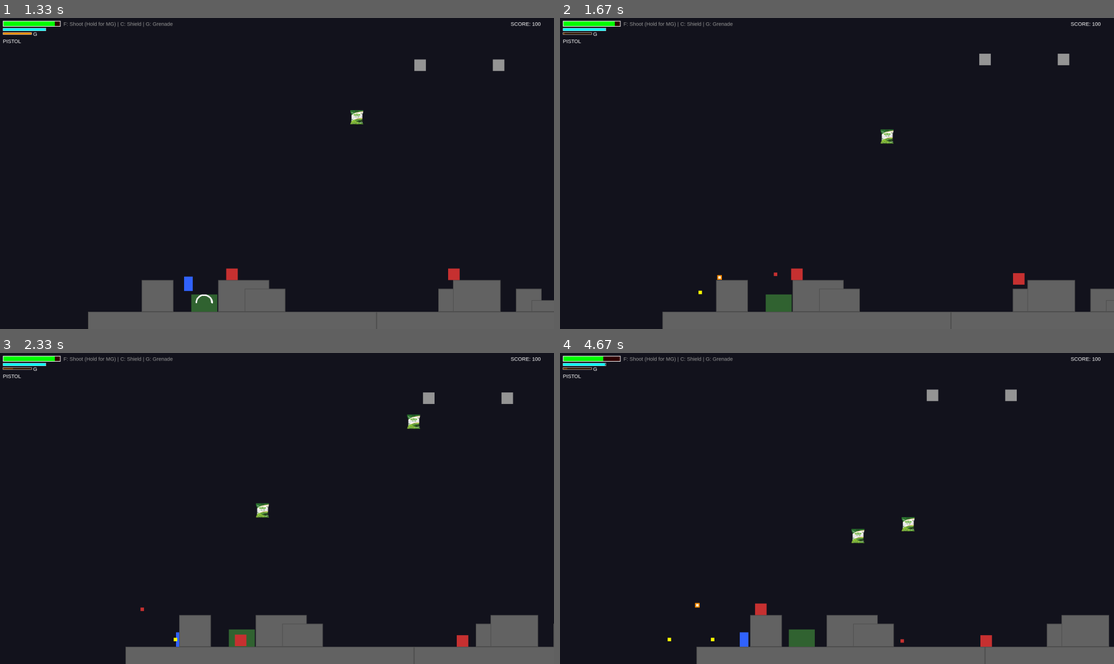
Above: before the commit, frames 1-4 (two rows, left to right).
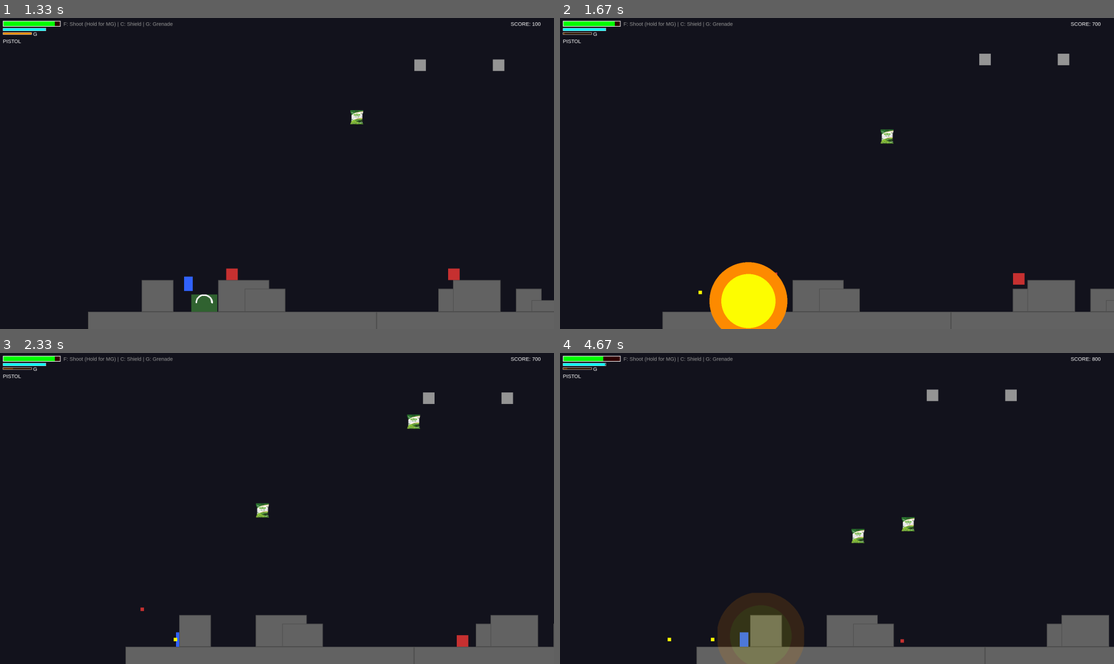
Above: after the commit, the same moments.

Repository: SayaUSB/FP-PBO-Pygame
Game: pygame game, started from test.py
Two runs of this game, one before a commit and one after it. Both use one fixed random seed, a clock stepped at 60 frames per second and the inputs below.
Inputs:
- Up to frame 1 (1.33 s): hold Right 0.33-0.8 s; hold Right 0.83-1.3 s; tap F at 0.9, 1.2 s; tap C at 0.98 s
- Up to frame 2 (1.67 s): hold Left from 1.33 s (still down); tap F at 1.4 s; tap G at 1.48 s
- Up to frame 3 (2.33 s): tap F at 1.7, 2.3 s; release Left at 1.87 s; hold Left from 2.23 s (still down)
- Up to frame 4 (4.67 s): tap C at 2.38, 3.88 s; tap F at 2.6, 2.73, 3.13, 3.43, 3.8, 4.2, 4.5 s; release Left at 2.63 s; hold Up 2.67-3.03 s; tap G at 2.82, 4.28 s; hold Right 3.07-3.7 s; hold Down 3.73-4.1 s; hold Left 4.13-4.6 s; hold Right from 4.63 s (still down)

Frame 1 is identical in both runs. In frame 2, 2.7% of the frame differs, in the area x 26-97%, y 1-100%; in frame 3, 0.3%; in frame 4, 2.0%.

Commit message:
feat: Buff grenade

Diff:
--- a/test.py
+++ b/test.py
@@ -27,6 +27,8 @@
 PURPLE = (128, 0, 128)
 SEMI_TRANSPARENT_BLACK = (0, 0, 0, 180)
 
+# --- VISUAL EFFECTS ---
+
 class Explosion(pygame.sprite.Sprite):
     def __init__(self, x, y):
         super().__init__()
@@ -61,6 +63,8 @@
 
         if self.timer <= 0:
             self.kill()
+
+# --- PROJECTILES ---
 
 class Bullet(pygame.sprite.Sprite):
     def __init__(self, x, y, dx, dy, damage=10, is_enemy=False, is_hmg=False, bullet_img=None):
@@ -184,6 +188,8 @@
         if self.timer <= 0:
             self.explode_now = True
 
+# --- ITEMS ---
+
 class Item(pygame.sprite.Sprite):
     def __init__(self, x, y, color, type_name):
         super().__init__()
@@ -237,6 +243,8 @@
         self.timer -= 1 * DT
         if self.timer <= 0:
             self.kill()
+
+# --- CHARACTERS ---
 
 class Player(pygame.sprite.Sprite):
     def __init__(self):
@@ -406,6 +414,8 @@
             elif self.shield < self.max_shield:
                 self.shield += 0.5 * DT
 
+# --- ENEMIES ---
+
 class Enemy(pygame.sprite.Sprite):
     def __init__(self, x, y, color, hp, type_name, score_val):
         super().__init__()
@@ -538,6 +548,8 @@
             all_sprites.add(b)
             self.shoot_timer = 0
 
+# --- BOSS ---
+
 class BossHelicopter(Enemy):
     def __init__(self, x, y):
         super().__init__(x, y, PURPLE, 5000, 'boss_heli', 10000)
@@ -553,13 +565,14 @@
 
         self.start_y = y
         self.phase = 0
-        self.state = "move" # move, attack1, attack2, attack3
+        self.state = "move"
         self.state_timer = 0
         self.attack_cooldown = 0
 
     def update(self, platforms, player, bullets, all_sprites, missiles_group, grenades_group, bullet_img=None):
         self.phase += 0.03 * DT
         hover_offset = math.sin(self.phase) * 50
+
         self.state_timer += 1 * DT
 
         dist_x = player.rect.centerx - self.rect.centerx
@@ -654,6 +667,7 @@
             f.write(str(self.highscore))
 
     def new_game(self):
+        # Definisikan variabel boss sebelum generate chunk
         self.boss_fight_active = False
         self.next_boss_score = 10000
 
@@ -673,12 +687,12 @@
         self.enemy_grenades = pygame.sprite.Group()
         self.items = pygame.sprite.Group()
         self.effects = pygame.sprite.Group()
+
         self.player = Player()
         self.all_sprites.add(self.player)
 
         self.camera_x = 0
         self.world_limit = 0
-
         self.generate_chunk(0, 1000)
 
     def generate_chunk(self, start_x, width):
@@ -824,6 +838,14 @@
         for b, g_list in g_boss_hits.items():
             for g in g_list: self.trigger_explosion(g)
 
+        ground_hits = pygame.sprite.groupcollide(self.grenades, self.platforms, False, False)
+        for g, plats in ground_hits.items():
+            g.explode_now = True
+
+        enemy_ground_hits = pygame.sprite.groupcollide(self.enemy_grenades, self.platforms, False, False)
+        for g, plats in enemy_ground_hits.items():
+            g.explode_now = True
+
         for g in self.enemy_grenades:
             if g.explode_now:
                 expl = Explosion(g.rect.centerx, g.rect.centery)
